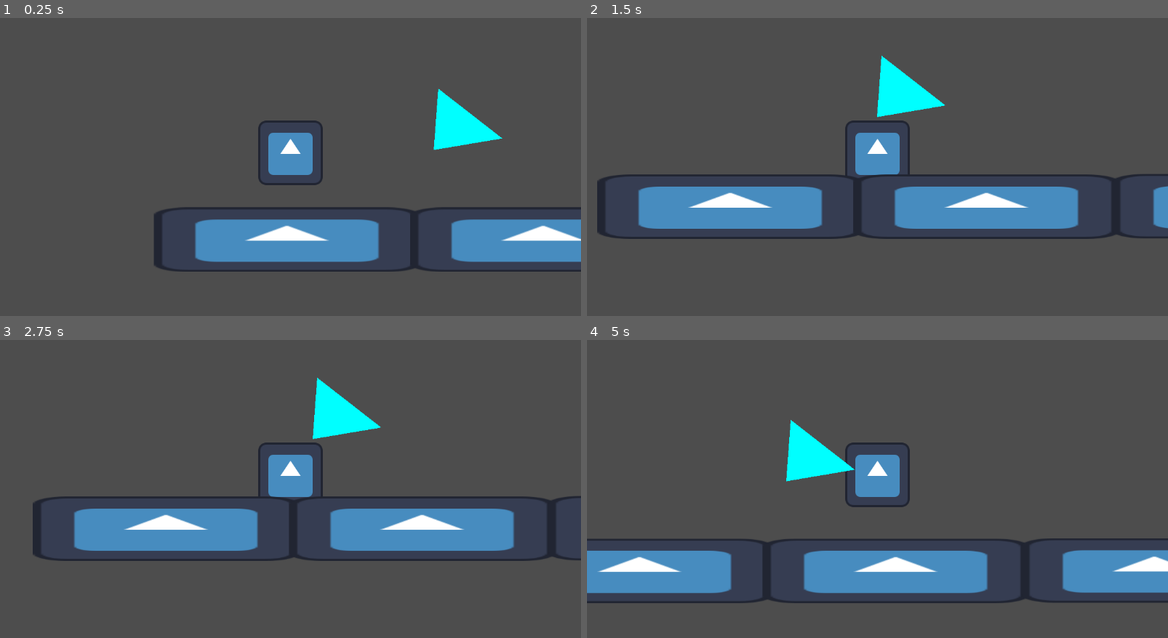
Above: before the commit, frames 1-4 (two rows, left to right).
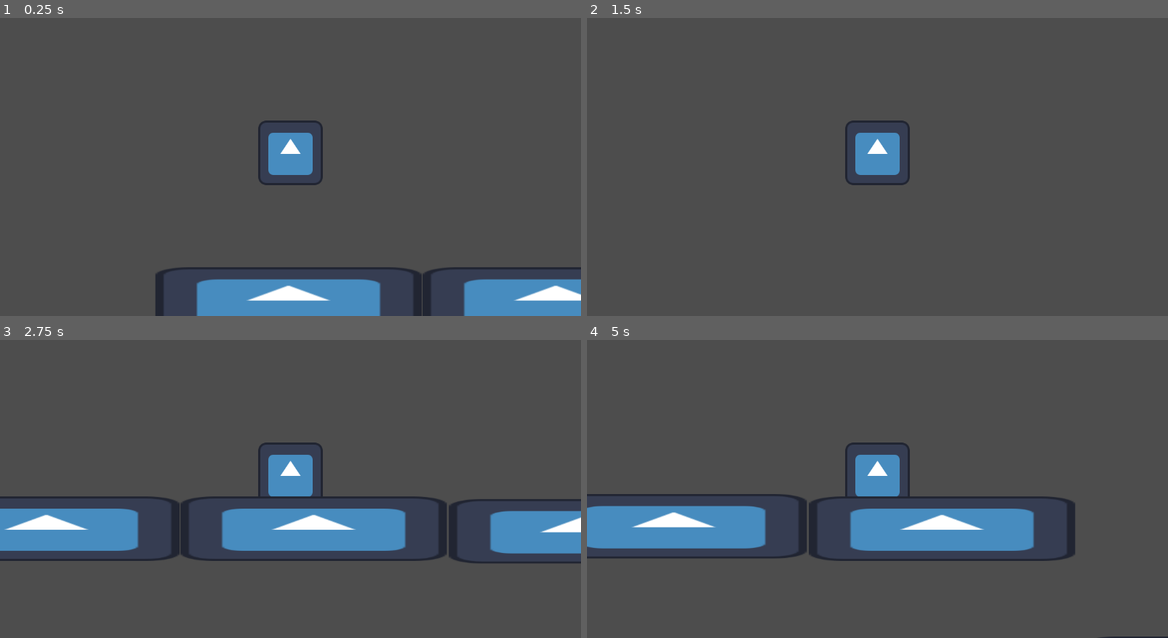
Above: after the commit, the same moments.

Repository: beni226/Million_miner_REPO
Game: Godot game, scene res://main.tscn
Two runs of this game, one before a commit and one after it. Both use one fixed random seed, a clock stepped at 60 frames per second and the inputs below. The engine's default icon, where the game draws it, is replaced by a stand-in: a white triangle on a blue panel in a dark square.
Inputs:
- Up to frame 1 (0.25 s): no input
- Up to frame 2 (1.5 s): tap Enter (ui_accept) at 0.5, 0.77 s; hold Right (ui_right) from 0.53 s (still down)
- Up to frame 3 (2.75 s): tap Enter (ui_accept) at 1.52 s; release Right (ui_right) at 2.03 s; hold Left (ui_left) from 2.03 s (still down)
- Up to frame 4 (5 s): release Left (ui_left) at 2.78 s; hold Right (ui_right) 2.78-4.28 s; tap Enter (ui_accept) at 3.02, 3.77, 4.52 s; hold Left (ui_left) from 4.28 s (still down)

The runs differ from the first frame. In frame 1, 18% of the frame differs, in the area x 26-100%, y 23-100%; in frame 2, 13%; in frame 3, 13%; in frame 4, 24%, in the area x 0-100%, y 26-100%.

Commit message:
new parkour

Diff:
--- a/character_body_2d.gd
+++ b/character_body_2d.gd
@@ -1,8 +1,8 @@
 extends CharacterBody2D
 
 
-const SPEED = 300.0
-const JUMP_VELOCITY = -400.0
+const SPEED = 600.0
+const JUMP_VELOCITY = -900.0
 
 
 func _physics_process(delta: float) -> void:
--- a/main.tscn
+++ b/main.tscn
@@ -24,11 +24,8 @@
 
 [node name="Camera2D" type="Camera2D" parent="CharacterBody2D"]
 
-[node name="Polygon2D" type="Polygon2D" parent="."]
-color = Color(0, 1, 1, 1)
-polygon = PackedVector2Array(566, 167, 557, 289, 693, 266)
-
 [node name="StaticBody2D" type="StaticBody2D" parent="."]
+position = Vector2(3, 119)
 
 [node name="CollisionShape2D" type="CollisionShape2D" parent="StaticBody2D"]
 position = Vector2(271.5, 467.5)
@@ -40,28 +37,80 @@
 scale = Vector2(4.125, 1)
 texture = ExtResource("1_ig7tw")
 
-[node name="StaticBody2D2" type="StaticBody2D" parent="."]
-position = Vector2(508, 0)
+[node name="StaticBody2D" type="StaticBody2D" parent="StaticBody2D"]
+position = Vector2(530, 0)
 
-[node name="CollisionShape2D" type="CollisionShape2D" parent="StaticBody2D2"]
+[node name="CollisionShape2D" type="CollisionShape2D" parent="StaticBody2D/StaticBody2D"]
 position = Vector2(271.5, 467.5)
 scale = Vector2(4.125, 1)
 shape = SubResource("RectangleShape2D_ig7tw")
 
-[node name="Sprite2D" type="Sprite2D" parent="StaticBody2D2"]
+[node name="Sprite2D" type="Sprite2D" parent="StaticBody2D/StaticBody2D"]
 position = Vector2(266, 467)
 scale = Vector2(4.125, 1)
 texture = ExtResource("1_ig7tw")
 
-[node name="StaticBody2D3" type="StaticBody2D" parent="."]
-position = Vector2(1021, -1)
+[node name="StaticBody2D" type="StaticBody2D" parent="StaticBody2D/StaticBody2D"]
+position = Vector2(532, 5)
 
-[node name="CollisionShape2D" type="CollisionShape2D" parent="StaticBody2D3"]
+[node name="CollisionShape2D" type="CollisionShape2D" parent="StaticBody2D/StaticBody2D/StaticBody2D"]
 position = Vector2(271.5, 467.5)
 scale = Vector2(4.125, 1)
 shape = SubResource("RectangleShape2D_ig7tw")
 
-[node name="Sprite2D" type="Sprite2D" parent="StaticBody2D3"]
+[node name="Sprite2D" type="Sprite2D" parent="StaticBody2D/StaticBody2D/StaticBody2D"]
 position = Vector2(266, 467)
 scale = Vector2(4.125, 1)
 texture = ExtResource("1_ig7tw")
+
+[node name="StaticBody2D" type="StaticBody2D" parent="StaticBody2D/StaticBody2D/StaticBody2D"]
+position = Vector2(543, 278)
+
+[node name="CollisionShape2D" type="CollisionShape2D" parent="StaticBody2D/StaticBody2D/StaticBody2D/StaticBody2D"]
+position = Vector2(271.5, 467.5)
+scale = Vector2(4.125, 1)
+shape = SubResource("RectangleShape2D_ig7tw")
+
+[node name="Sprite2D" type="Sprite2D" parent="StaticBody2D/StaticBody2D/StaticBody2D/StaticBody2D"]
+position = Vector2(266, 467)
+scale = Vector2(4.125, 1)
+texture = ExtResource("1_ig7tw")
+
+[node name="StaticBody2D" type="StaticBody2D" parent="StaticBody2D/StaticBody2D/StaticBody2D/StaticBody2D"]
+position = Vector2(657, -302)
+
+[node name="CollisionShape2D" type="CollisionShape2D" parent="StaticBody2D/StaticBody2D/StaticBody2D/StaticBody2D/StaticBody2D"]
+position = Vector2(271.5, 467.5)
+scale = Vector2(4.125, 1)
+shape = SubResource("RectangleShape2D_ig7tw")
+
+[node name="Sprite2D" type="Sprite2D" parent="StaticBody2D/StaticBody2D/StaticBody2D/StaticBody2D/StaticBody2D"]
+position = Vector2(266, 467)
+scale = Vector2(4.125, 1)
+texture = ExtResource("1_ig7tw")
+
+[node name="StaticBody2D" type="StaticBody2D" parent="StaticBody2D/StaticBody2D/StaticBody2D/StaticBody2D/StaticBody2D"]
+position = Vector2(688, -245)
+
+[node name="CollisionShape2D" type="CollisionShape2D" parent="StaticBody2D/StaticBody2D/StaticBody2D/StaticBody2D/StaticBody2D/StaticBody2D"]
+position = Vector2(271.5, 467.5)
+scale = Vector2(4.125, 1)
+shape = SubResource("RectangleShape2D_ig7tw")
+
+[node name="Sprite2D" type="Sprite2D" parent="StaticBody2D/StaticBody2D/StaticBody2D/StaticBody2D/StaticBody2D/StaticBody2D"]
+position = Vector2(266, 467)
+scale = Vector2(4.125, 1)
+texture = ExtResource("1_ig7tw")
+
+[node name="StaticBody2D" type="StaticBody2D" parent="StaticBody2D/StaticBody2D/StaticBody2D/StaticBody2D/StaticBody2D/StaticBody2D"]
+position = Vector2(-693, -393)
+
+[node name="CollisionShape2D" type="CollisionShape2D" parent="StaticBody2D/StaticBody2D/StaticBody2D/StaticBody2D/StaticBody2D/StaticBody2D/StaticBody2D"]
+position = Vector2(271.5, 467.5)
+scale = Vector2(4.125, 1)
+shape = SubResource("RectangleShape2D_ig7tw")
+
+[node name="Sprite2D" type="Sprite2D" parent="StaticBody2D/StaticBody2D/StaticBody2D/StaticBody2D/StaticBody2D/StaticBody2D/StaticBody2D"]
+position = Vector2(266, 467)
+scale = Vector2(4.125, 1)
+texture = ExtResource("1_ig7tw")
